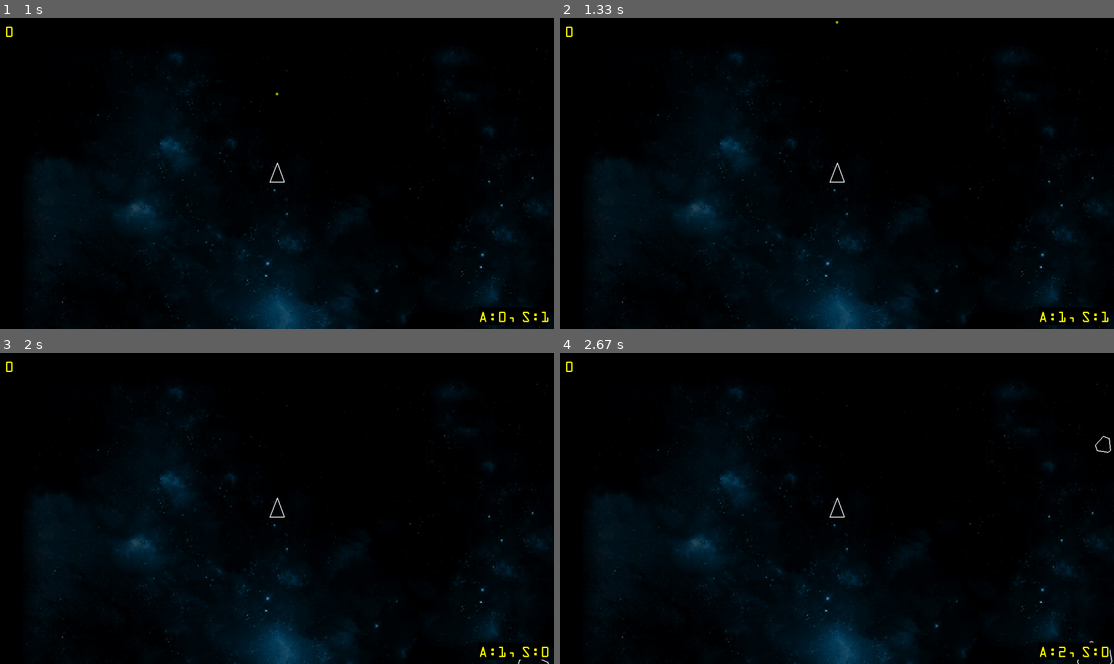
Above: before the commit, frames 1-4 (two rows, left to right).
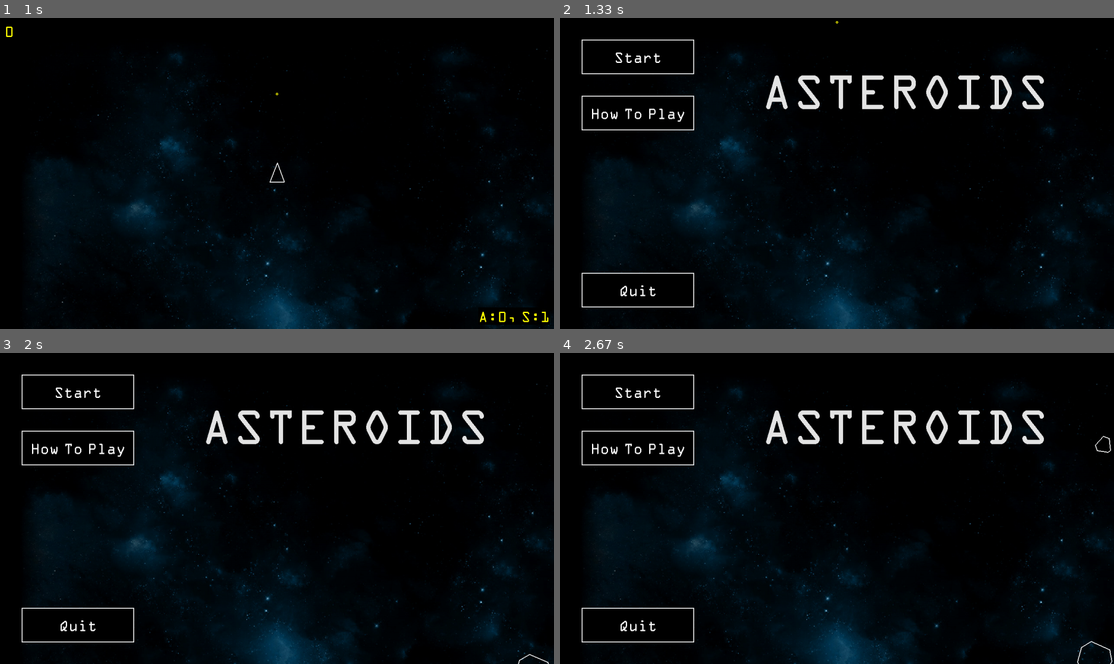
Above: after the commit, the same moments.

Repository: paulhunter/pygame-asteroids
Game: pygame game, started from main.py
Same seed, same stepped clock (60 frames per second), same inputs: the game is played once before the commit and once after it.
Inputs (mouse positions are in pixels of both pictures, inside the frame that each line leads up to):
- Up to frame 1 (1 s): click "Start" at 0.38 s; tap Space at 0.67 s
- Up to frame 2 (1.33 s): click (637, 232) at 1.05 s
- Up to frame 3 (2 s): click (77, 446) at 1.55 s, where only the run after the commit has a clickable "How To Play"; click (144, 511) at 1.88 s
- Up to frame 4 (2.67 s): click (665, 461) at 2.22 s; press the mouse at (637, 446) at 2.53 s; move the mouse to (770, 474) at 2.63 s

Frame 1 is identical in both runs. In frame 2, 3.1% of the frame differs, in the area x 1-99%, y 2-99%; in frame 3, 3.1%; in frame 4, 3.2%, in the area x 1-100%, y 2-99%.

Commit message:
game over screen and ability to restart without closing application

Diff:
--- a/main.py
+++ b/main.py
@@ -30,7 +30,7 @@
 from button import Button
 
 def click_start(state):
-    state.in_menu = False
+    state.in_menu = None
 
     for a in state.asteroids:
         a.kill()
@@ -38,12 +38,15 @@
     state.field.reset()
     state.player = Player(SCREEN_WIDTH / 2, SCREEN_HEIGHT / 2)
 
+def click_main_menu(state):
+    state.in_menu = "MAIN"
+    state.player.kill()
+
 def click_quit(state):
     state.quit = True
 
 
 def main():
-    print("Starting asteroids")
 
     # Init the pygame engine and create our canvas
     pygame.init()
@@ -54,10 +57,11 @@
     font = pygame.font.Font(None, 36)
 
     font_ocr_reg = pygame.font.Font("OCR-a.ttf", 36)
+    font_ocr_lg = pygame.font.Font("OCR-a.ttf", 72)
     font_ocr_title = pygame.font.Font("OCR-a.ttf", 120)
 
     title = font_ocr_title.render("ASTEROIDS", False, (230,230,230))
-
+    game_over = font_ocr_lg.render("GAME OVER", False, (230,230,230))
 
     font = font_ocr_reg
 
@@ -66,7 +70,7 @@
 
     # Game State Container
     state = types.SimpleNamespace()
-    state.in_menu = True
+    state.in_menu = "MAIN"
     state.quit = False
 
 
@@ -106,6 +110,9 @@
 
     how_to_button = Button(50, 180, 260, 80, "How To Play")
 
+    main_menu_button = Button(50, 460, 260, 80, "Main Menu")
+    main_menu_button.onClick = lambda: click_main_menu(state)
+
     quit_button = Button(50, 590, 260, 80, "Quit")
     quit_button.onClick = lambda: click_quit(state)
 
@@ -117,7 +124,7 @@
 
     # Game Loop
     while True:
-        if (state.quit):
+        if state.quit:
             return
 
         events = pygame.event.get()
@@ -130,17 +137,21 @@
 
         start_button.update(dt, events)
         how_to_button.update(dt, events)
+        main_menu_button.update(dt, events)
         quit_button.update(dt, events)
+
 
         for a in state.asteroids:
             if state.player and state.player.collideCircle(a):
-                print("GAME OVER")
-                return
+                state.player.hit()
+                if not state.player.is_alive():
+                    state.in_menu = "END"
+
 
             for s in state.shots:
                 if a.circle_collision(s):
                     s.player.scoreOnAsteroidKill(a)
-                    if (s.player.score > next_modifier_spawn):
+                    if s.player.score > next_modifier_spawn:
                         next_modifier_spawn += modifier_spawn_threshold
                         p,v = state.field.generateSpawn(MODIFIER_RADIUS)
                         wmod = WeaponModifier(p.x, p.y)
@@ -160,20 +171,32 @@
         for d in state.drawable:
             d.draw(screen)
 
-        if (state.in_menu == False):
+        if state.in_menu == None:
             score_text = font.render(f"{state.player.score}", False, "yellow", "black")
             screen.blit(score_text, (10,10))
 
             asteroid_count_text = font.render(f"A:{len(state.asteroids)}, S:{len(state.shots)}", False, "yellow", "black")
-            screen.blit(asteroid_count_text, (SCREEN_WIDTH - 10 - asteroid_count_text.get_width(), SCREEN_HEIGHT - 10 - asteroid_count_text.get_height()))
-
-        if (state.in_menu) :
+            screen.blit(asteroid_count_text,
+                (
+                SCREEN_WIDTH - 10 - asteroid_count_text.get_width(),
+                SCREEN_HEIGHT - 10 - asteroid_count_text.get_height())
+                )
+
+        if state.in_menu == "MAIN":
             start_button.draw(screen, font)
             how_to_button.draw(screen, font)
             quit_button.draw(screen, font)
 
             screen.blit(title, (SCREEN_WIDTH - title.get_width() - 150, 100))
 
+        if state.in_menu == "END":
+            main_menu_button.draw(screen, font)
+            quit_button.draw(screen, font)
+
+            screen.blit(game_over,
+                        (int((SCREEN_WIDTH - game_over.get_width())/2), 100))
+
+
         pygame.display.flip()
 
         # Stall til end of frame, and capture the delta-time in seconds
--- a/player.py
+++ b/player.py
@@ -31,6 +31,9 @@
         super().__init__(x, y, PLAYER_RADIUS)
 
         self.shot_interval_modifier = 1.0
+        self.shield_level = 0
+        self.hit_points = 1
+
 
     def forward(self):
         # y-axis is negative going up, positive going down
@@ -60,6 +63,7 @@
             newVelocity.scale_to_length(PLAYER_MAX_SPEED)
         self.velocity = newVelocity
 
+
     def shoot(self):
         shotPos = self.position + (self.forward() * PLAYER_RADIUS)
         s = Shot(shotPos.x, shotPos.y, SHOT_RADIUS, self)
@@ -82,6 +86,17 @@
         self.score += int(60 / asteroid.radius)
 
 
+    def hit(self):
+        if self.shield_level > 0:
+            self.shield_level -= 1
+        else:
+            self.hit_points -= 1
+
+
+    def is_alive(self):
+        return self.hit_points > 0
+
+
 # circleshape overrides
 
     def draw(self, screen):
@@ -92,6 +107,11 @@
 
     def update(self, dt):
         keys = pygame.key.get_pressed()
+
+        self.position += (self.velocity * dt);
+
+        if not self.is_alive():
+            return
 
         # MOVEMENT CONTROLS + MOVEMENT
         if keys[pygame.K_a] or keys[pygame.K_LEFT]:
@@ -109,23 +129,6 @@
         if keys[pygame.K_q]:
             self.accel(dt, -self.velocity.normalize())
 
-        newPos = self.position + (self.velocity * dt);
-        # Bound the player to the screen
-        # Wrap around if they have traveled too far
-        # DISABLE FOR NOW - REVISIT LATER
-        '''
-        if (newPos.x < 0):
-            newPos.update(newPos.x + SCREEN_WIDTH, newPos.y)
-        if (newPos.x > SCREEN_WIDTH):
-            newPos.update(newPos.x - SCREEN_WIDTH, newPos.y)
-        if (newPos.y < SCREEN_HEIGHT):
-            newPos.update(newPos.x, newPos.y + SCREEN_HEIGHT)
-        if (newPos.y > SCREEN_HEIGHT):
-            newPos.update(newPos.x, newPos.y - SCREEN_HEIGHT)
-        '''
-
-        self.position = newPos;
-
         # SHOOTING CONTROLS + SHOOTING
         if self.shotCooldown > 0:
             self.shotCooldown -= dt
